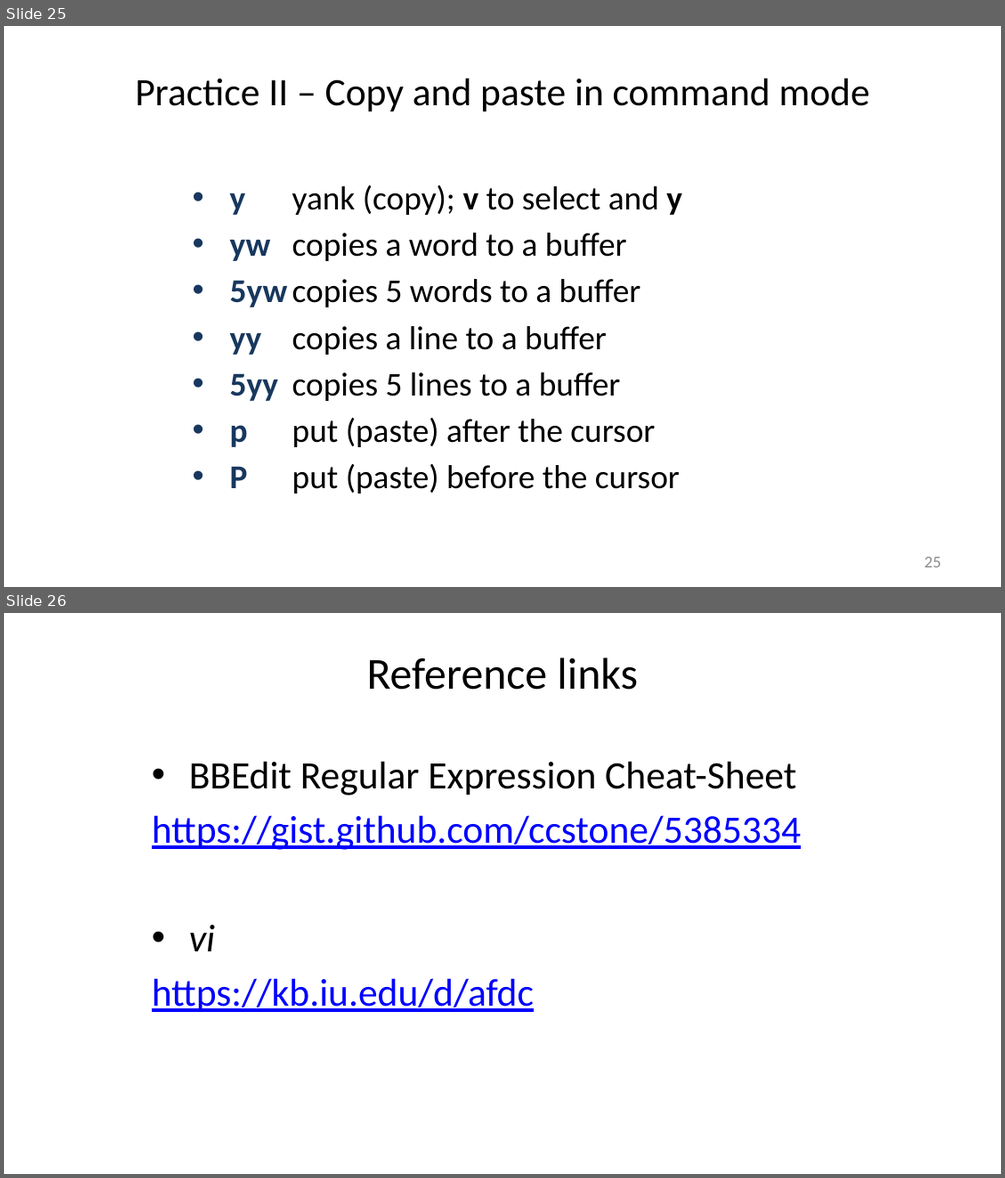
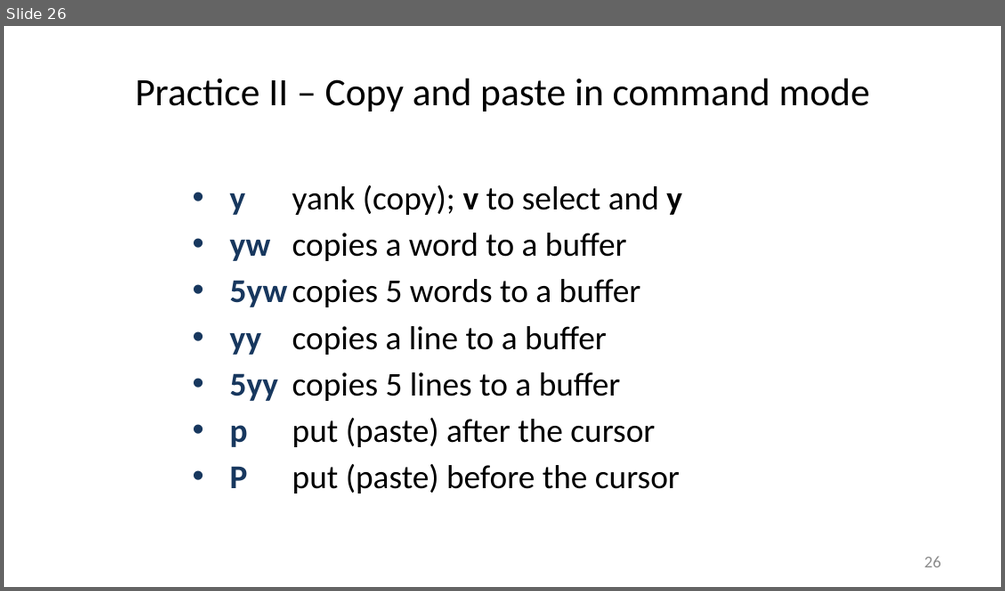
Before and after one commit to liu3zhenlab/teaching, a slide deck: PLPTH813Bioinformatis/2025/2_lab/lab01_Excel_regex_vi.pptx. Shown one above the other, each under a label of ours: slides 25 and 26 before the commit, slide 26 after it. The pictures are 1005x1178 and 1005x591 pixels, drawn with LibreOffice and Linux fonts; fonts in the diff are those of the drawing. Boxes give left, top, right and bottom in pixels: in the first picture for what was removed or moved away, otherwise in the second. Text is boxed around its words. In the diff, an @@ line names an element or a change of style, - is before the commit and + after.

```diff
--- a/PLPTH813Bioinformatis/2025/2_lab/lab01_Excel_regex_vi.pptx
+++ b/PLPTH813Bioinformatis/2025/2_lab/lab01_Excel_regex_vi.pptx
@@ slide 26 removed at (4,613,1001,1174), background #FFFFFF @@
@@ title removed at (367,657,638,690) @@
-Reference links
@@ text removed at (152,761,801,1012) @@
-• BBEdit Regular Expression Cheat-Sheet
-https://gist.github.com/ccstone/5385334
-• vi
-https://kb.iu.edu/d/afdc
@@ what was slide 25 is now slide 26 @@
@@ page number at (924,556,941,567): text changed @@
-25
+26
```
Also in this commit, not shown: 3 slides changed, 1 slide added, 3 other files.
